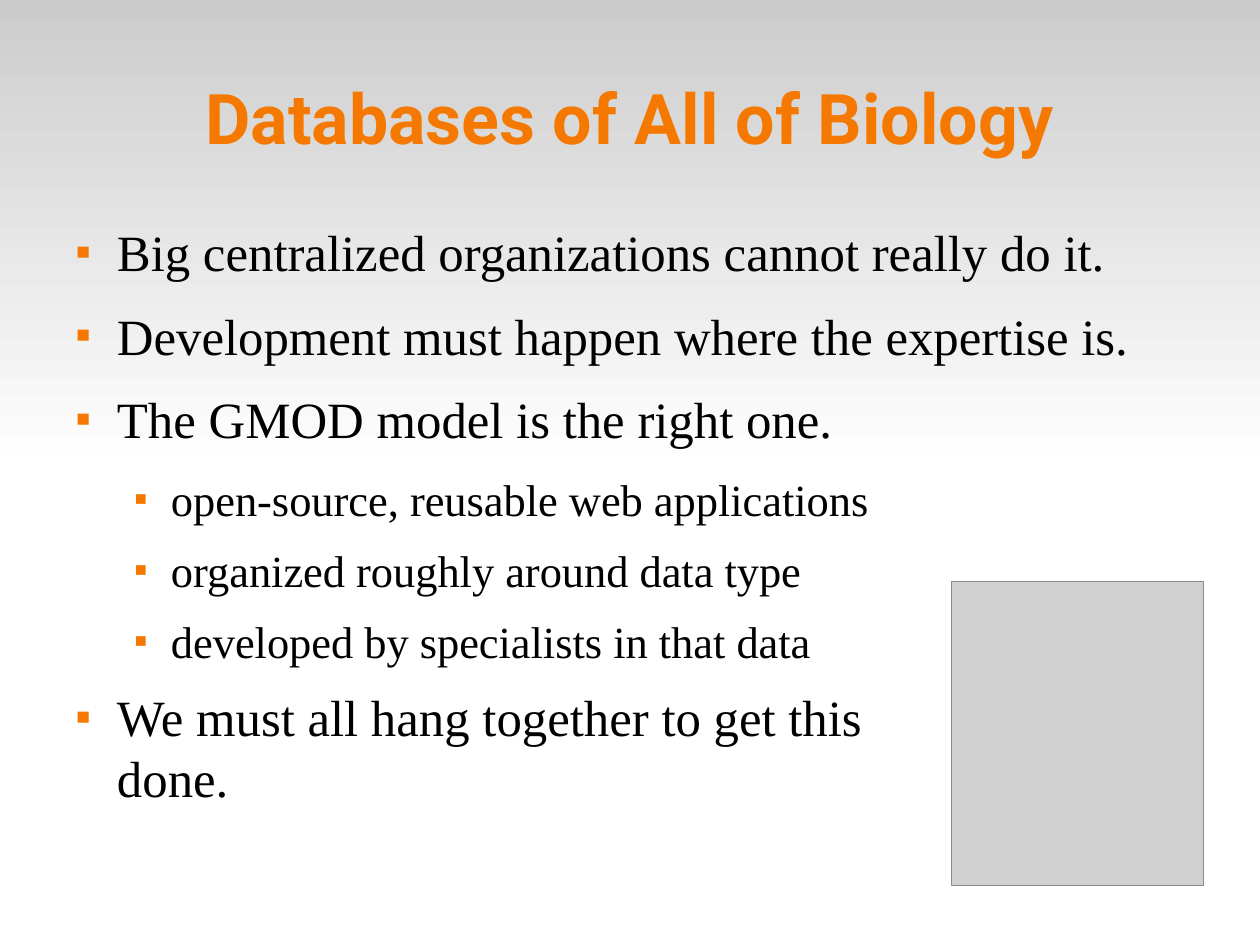
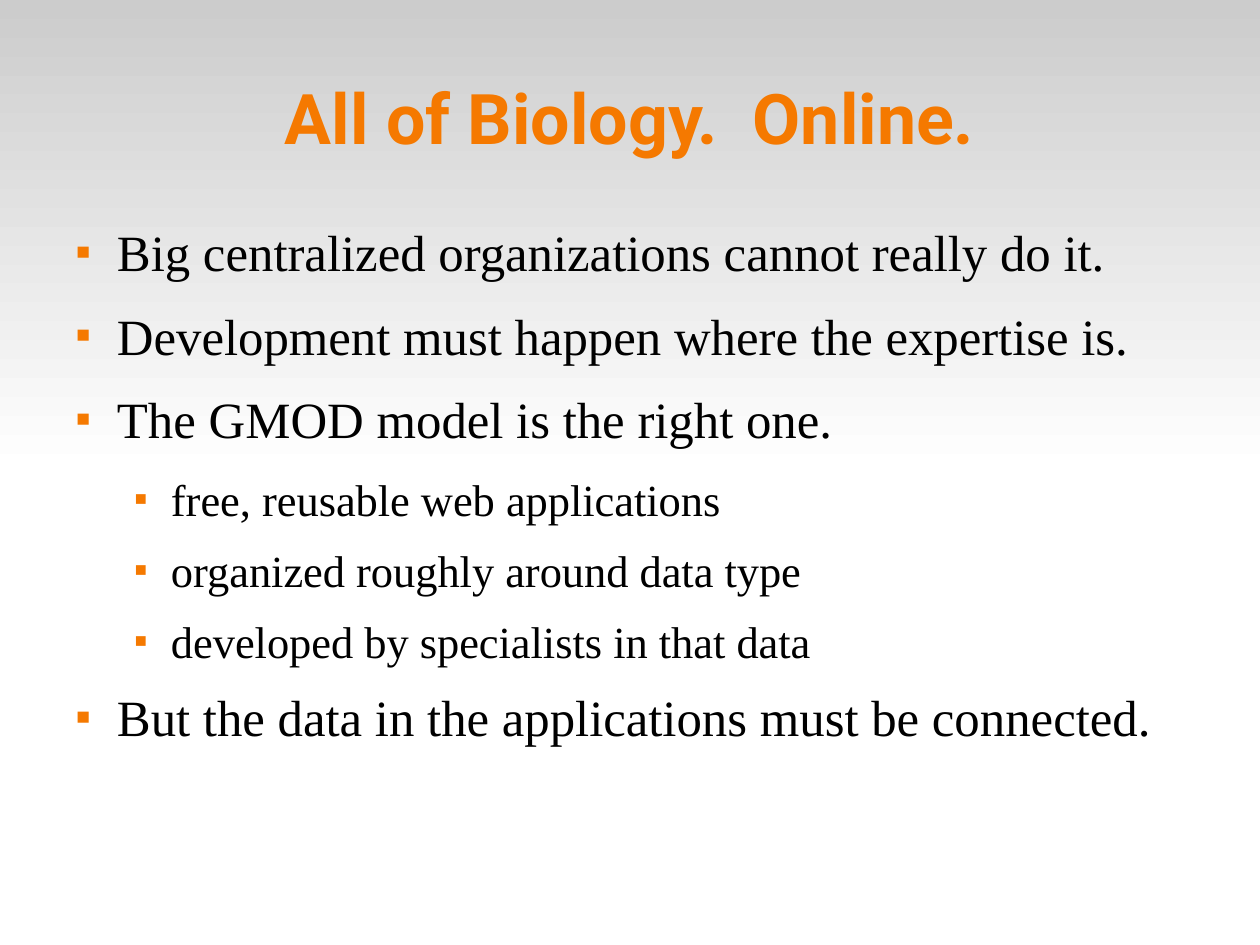
Before and after one commit to solgenomics/Ambikon, a slide deck: slide 3 of doc/presentations/ambikon_intro.odp (slide 2 before the commit). Drawn at 1260x945 pixels with LibreOffice and Linux fonts; fonts in the diff are those of the drawing; grey boxes stand for pictures. Boxes give left, top, right and bottom in pixels: in the first picture for what was removed or moved away, otherwise in the second. Text is boxed around its words. In the diff, an @@ line names an element or a change of style, - is before the commit and + after.

```diff
--- a/doc/presentations/ambikon_intro.odp
+++ b/doc/presentations/ambikon_intro.odp
@@ title at bbox=[285, 91, 974, 159]: text changed @@
-Databases of All of Biology
+All of Biology. Online.
@@ text at bbox=[171, 484, 720, 524]: text changed @@
-  ■ open-source, reusable web applications
+  ■ free, reusable web applications
@@ picture removed at bbox=[952, 582, 1204, 886] @@
@@ text at bbox=[117, 700, 1151, 746]: text changed @@
-■ We must all hang together to get this
-  done.
+■ But the data in the applications must be connected.
```
Also in this commit, not shown: 10 other slides changed, 1 slide added, 1 slide removed.
